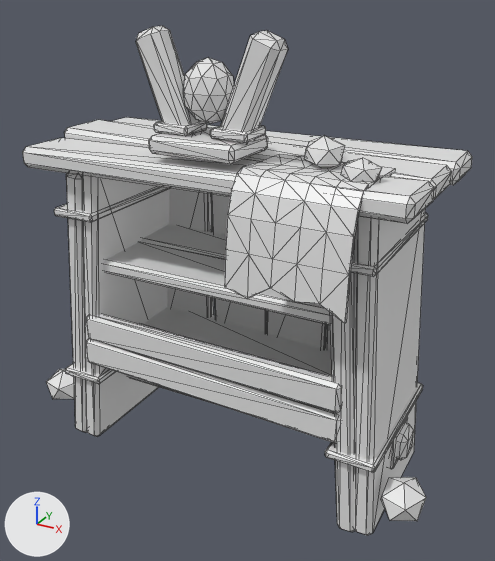
Two versions of the OBJ model assets/variants/stow_post_remodel2_a.obj, one commit apart.
Before and after are seen from a camera (50 mm lens) standing at (1.24, -2.2, 1.78) and looking at (0.05, -0.03, 0.7). Lighting does not change. The marker at lower left points along +X, +Y and +Z. The picture after the commit comes second. Mesh edges are drawn as thin lines. Where no turn or scale is listed for an object, it has been applied to the vertices.

Objects in the first picture: 'stow_post_remodel2_a'.
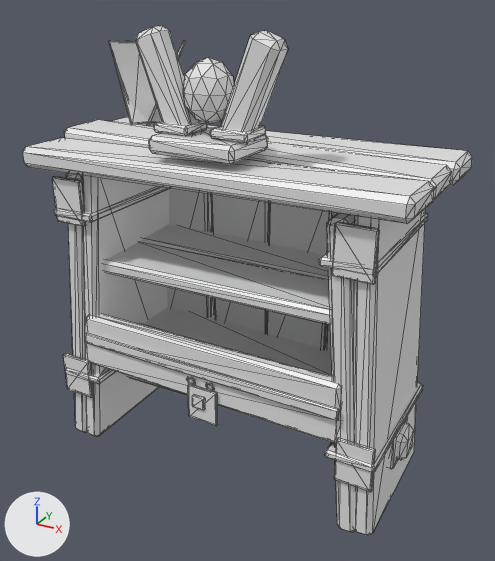
Where the change shows, as pixel boxes [x1, y1, x2, y2] in the pictures (495 x 561 px):
```json
{"part": 1, "of": "me_stow_post_remodel2_a", "change": "added", "after": [85, 333, 340, 421]}
{"part": 2, "of": "me_stow_post_remodel2_a", "change": "added", "after": [192, 394, 205, 410]}
{"part": 3, "of": "me_stow_post_remodel2_a", "change": "deleted", "before": [225, 154, 395, 323]}
{"part": 4, "of": "me_stow_post_remodel2_a", "change": "deleted", "before": [304, 136, 345, 168]}
{"part": 5, "of": "me_stow_post_remodel2_a", "change": "deleted", "before": [46, 369, 74, 399]}
{"part": 6, "of": "me_stow_post_remodel2_a", "change": "deleted", "before": [341, 158, 382, 183]}
{"part": 7, "of": "me_stow_post_remodel2_a", "change": "deleted", "before": [381, 477, 426, 521]}
{"part": 8, "of": "me_stow_post_remodel2_a", "change": "added", "after": [52, 41, 380, 492]}
```

Scene script edits in JSON lines:
```json
{"block": "me_stow_post_remodel2_a", "where": "# used by ob_stow_post_remodel2_a; location = (0.0, 0.0, 0.0)"}
{"op": "remove", "block": "me_stow_post_remodel2_a", "code": "me_stow_post_remodel2_a.from_pydata(...)  # 882 vertices, 1624 faces; spans x -0.89..0.88, y -0.43..0.36, z -0.13..1.63"}
{"op": "add", "block": "me_stow_post_remodel2_a", "code": "me_stow_post_remodel2_a.from_pydata(...)  # 1034 vertices, 1908 faces; spans x -0.79..0.78, y -0.36..0.36, z -0.13..1.63"}
{"block": "me_stow_post_remodel2_a", "change": "me_stow_post_remodel2_a part 1: the loose piece of 24 vertices spanning x -0.57..0.57, y -0.31..-0.24, z 0.39..0.52 is copied, and the copy is scaled about its middle by (1.01, 0.293, 0.378), then moved by (0.0, -0.03, -0.05), in mat_rope (white #e7e7e7); it spans x -0.56..0.56, y -0.32..-0.3, z 0.38..0.43"}
{"block": "me_stow_post_remodel2_a", "change": "me_stow_post_remodel2_a part 2: the loose piece of 24 vertices spanning x -0.76..0.75, y -0.08..0.07, z 0.08..0.2 is copied, and the copy is scaled about its middle by (0.0337, 0.115, 0.529), then moved by (0.0, -0.31, 0.14), in mat_rope (white #e7e7e7); it spans x -0.03..0.02, y -0.32..-0.31, z 0.25..0.3"}
{"block": "me_stow_post_remodel2_a", "change": "me_stow_post_remodel2_a part 3: the loose piece of 96 vertices spanning x 0.19..0.61, y -0.43..-0.05, z 0.82..1.23 is deleted"}
{"block": "me_stow_post_remodel2_a", "change": "me_stow_post_remodel2_a part 4: the loose piece of 12 vertices spanning x 0.33..0.47, y -0.2..-0.07, z 1.21..1.32 is deleted"}
{"block": "me_stow_post_remodel2_a", "change": "me_stow_post_remodel2_a part 5: the loose piece of 12 vertices spanning x -0.89..-0.71, y -0.3..-0.13, z -0.01..0.14 is deleted"}
{"block": "me_stow_post_remodel2_a", "change": "me_stow_post_remodel2_a part 6: the loose piece of 12 vertices spanning x 0.5..0.62, y -0.3..-0.18, z 1.2..1.29 is deleted"}
{"block": "me_stow_post_remodel2_a", "change": "me_stow_post_remodel2_a part 7: the loose piece of 12 vertices spanning x 0.72..0.88, y -0.31..-0.14, z 0.0..0.15 is deleted"}
{"block": "me_stow_post_remodel2_a", "change": "me_stow_post_remodel2_a part 8"}
{"block": "me_stow_post_remodel2_a", "change": "242 vertices are added at x -0.75..0.7, y -0.32..0.36, z 0.11..1.55"}
{"block": "me_stow_post_remodel2_a", "change": "6 new vertices lie (-0.08, -0.13, 0.0) away from vertices in x -0.67..-0.51, y 0.26..0.35, z 1.22..1.53"}
{"block": "me_stow_post_remodel2_a", "change": "332 new faces join them, mat_rope (white #e7e7e7)"}
{"block": "me_stow_post_remodel2_a", "change": "132 new faces join them, mat_hide (white #e7e7e7)"}
{"op": "remove", "block": "me_stow_post_remodel2_a", "code": "me_stow_post_remodel2_a.materials.append(mat_stone)  # white #e7e7e7"}
```
